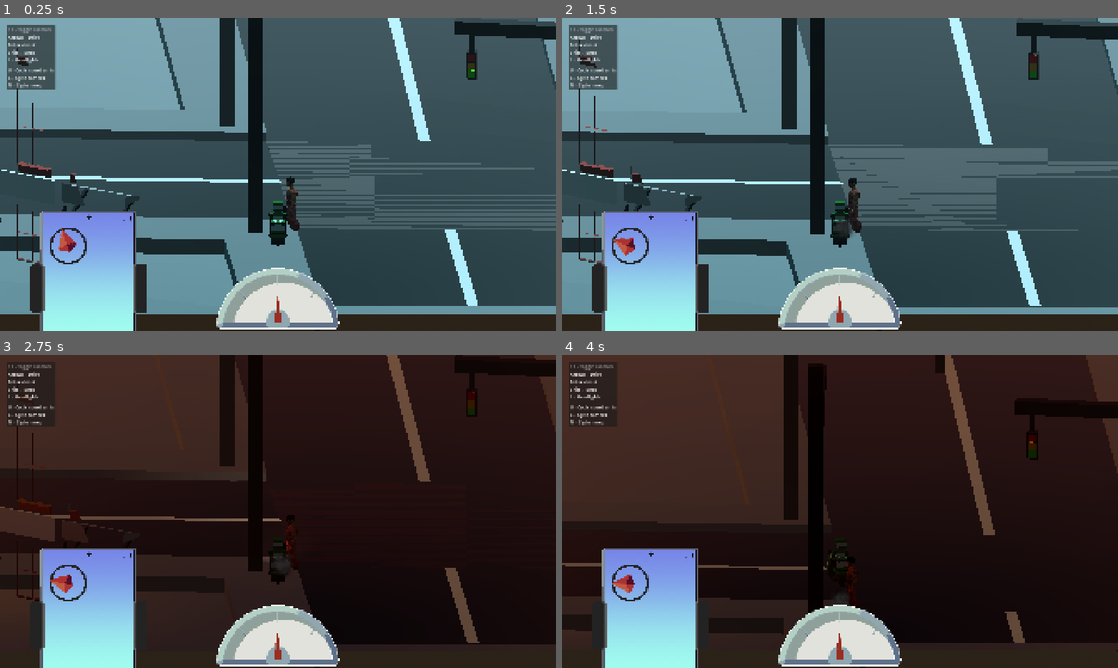
Above: before the commit, frames 1-4 (two rows, left to right).
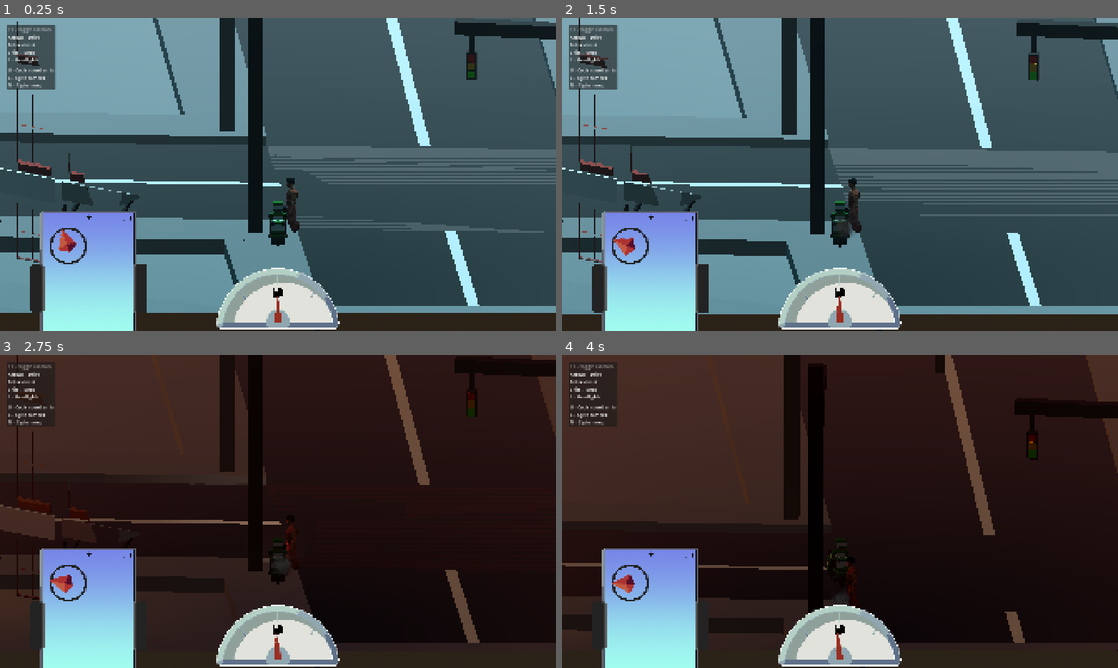
Above: after the commit, the same moments.

Repository: aunpyz0/gig
Game: Godot game, scene res://town/town_scene.tscn
Same seed, same stepped clock (60 frames per second), same inputs: the game is played once before the commit and once after it.
Inputs (mouse positions are in pixels of both pictures, inside the frame that each line leads up to):
- Up to frame 1 (0.25 s): no input
- Up to frame 2 (1.5 s): move the mouse to (962, 158) at 0.52 s; hold D (turn_right) 0.53-1.28 s; hold Shift (boost) 0.53-1.28 s; click (962, 158) at 0.67 s; move the mouse to (728, 190) at 1.27 s; hold Escape (back) from 1.28 s (still down); tap C (cycle_camera) at 1.35 s
- Up to frame 3 (2.75 s): move the mouse to (333, 442) at 2.02 s; release Escape (back) at 2.03 s; hold D (turn_right) from 2.03 s (still down); hold M (cycle_mood) from 2.03 s (still down)
- Up to frame 4 (4 s): move the mouse to (812, 574) at 2.77 s; release D (turn_right) at 2.78 s; release M (cycle_mood) at 2.78 s; hold W (accelerate) 2.78-3.53 s; tap H (honk) at 2.85 s; click (812, 574) at 2.92 s; move the mouse to (1006, 558) at 3.52 s; hold A (turn_left) from 3.53 s (still down); hold L (toggle_headlights) from 3.53 s (still down)

The runs differ from the first frame. In frame 1, 10% of the frame differs, in the area x 0-100%, y 0-95%; in frame 2, 9.0%; in frame 3, 2.0%; in frame 4, 0.3%.

Commit message:
Fix gas gauge

Diff:
--- a/fuel/fuel.tscn
+++ b/fuel/fuel.tscn
@@ -2,6 +2,7 @@
 
 [ext_resource type="Script" uid="uid://3qe4bd8j1lwf" path="res://fuel/fuel.gd" id="1_j52im"]
 [ext_resource type="Texture2D" uid="uid://csics15qm0t1u" path="res://fuel/Gauges_Base.png" id="2_j52im"]
+[ext_resource type="Texture2D" uid="uid://dwecmqdbpegc7" path="res://fuel/gas.png" id="3_bs4e1"]
 [ext_resource type="Texture2D" uid="uid://bink0w4kba3w1" path="res://fuel/Gauges_Gas.png" id="3_facgg"]
 
 [node name="Fuel" type="Control" unique_id=297156529]
@@ -29,6 +30,11 @@
 position = Vector2(0, -105)
 texture = ExtResource("2_j52im")
 
+[node name="Gas" type="Sprite2D" parent="Control" unique_id=13163188]
+position = Vector2(0, -127.04004)
+scale = Vector2(0.115, 0.115)
+texture = ExtResource("3_bs4e1")
+
 [node name="Control" type="Control" parent="Control" unique_id=1289313346]
 anchors_preset = 0
 offset_right = 40.0
--- a/vehicles/car_base.tscn
+++ b/vehicles/car_base.tscn
@@ -145,7 +145,7 @@
 transform = Transform3D(1, 0, 0, 0, 1, 0, 0, 0, 1, 0, 1.97449, 0)
 
 [node name="Camera3D" type="Camera3D" parent="Body/CameraBase" unique_id=1453725238]
-transform = Transform3D(-1, 7.549528e-08, -1.3076772e-07, 0, 0.8660354, 0.49998266, 1.509958e-07, 0.49998266, -0.8660354, -9.1882655e-05, 4.5923767, -7.5935683)
+transform = Transform3D(-1, 7.549529e-08, -1.307677e-07, 2.6904061e-08, 0.9412631, 0.33767408, 1.4857962e-07, 0.33767408, -0.9412631, -9.183217e-05, 2.7783108, -5.2073765)
 projection = 1
 fov = 74.0
 size = 8.300103
@@ -215,4 +215,4 @@
 transform = Transform3D(-1, 8.74228e-08, 0, 3.82137e-15, 4.37114e-08, 1, 8.74228e-08, 1, -4.37114e-08, 0.00169557, 15.7771, 0.0955178)
 
 [node name="IsoCameraPosition" type="Marker3D" parent="Body" unique_id=1177475154]
-transform = Transform3D(-1, 8.637513e-08, -1.3493631e-08, 6.006877e-08, 0.791016, 0.6117954, 6.351759e-08, 0.6117953, -0.7910161, -2.842171e-14, 6.585701, -7.4010353)
+transform = Transform3D(-1, 7.9570285e-08, -1.4212678e-07, 2.6904061e-08, 0.9412629, 0.33767408, 1.6064752e-07, 0.33767402, -0.9412631, -9.183213e-05, 4.752801, -5.2073765)
--- a/vehicles/vehicle.gd
+++ b/vehicles/vehicle.gd
@@ -9,7 +9,7 @@
 
 var turbometer: Range
 var turbo_animator: AnimationPlayer
-var _gas_max_seconds := 360
+var _gas_max_seconds := 90
 var _gas := _gas_max_seconds / 2.0
 var gas_left: float:
 	get:
@@ -28,7 +28,7 @@
 	assert(turbo_animator)
 
 func _process(delta: float) -> void:
-	_gas -= delta
+	_gas = maxf(0, _gas - delta)
 
 func _physics_process(delta: float) -> void:
 	if (_gas <= 0):
Binary file added: fuel/gas.png
Not shown, added: fuel/gas.png.import
